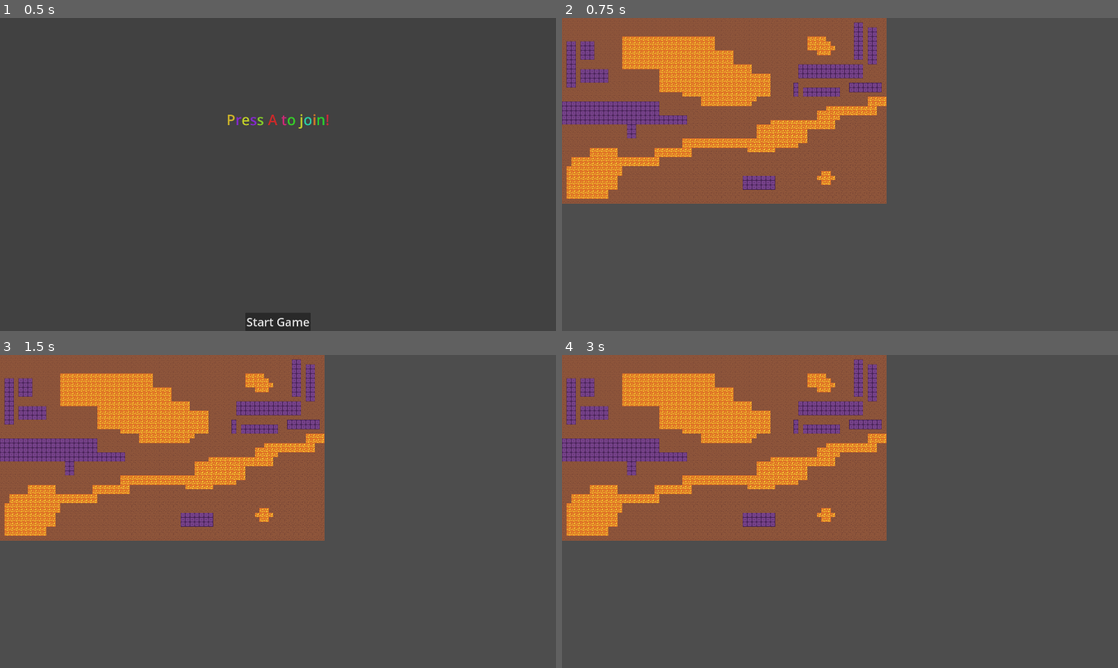
Above: before the commit, frames 1-4 (two rows, left to right).
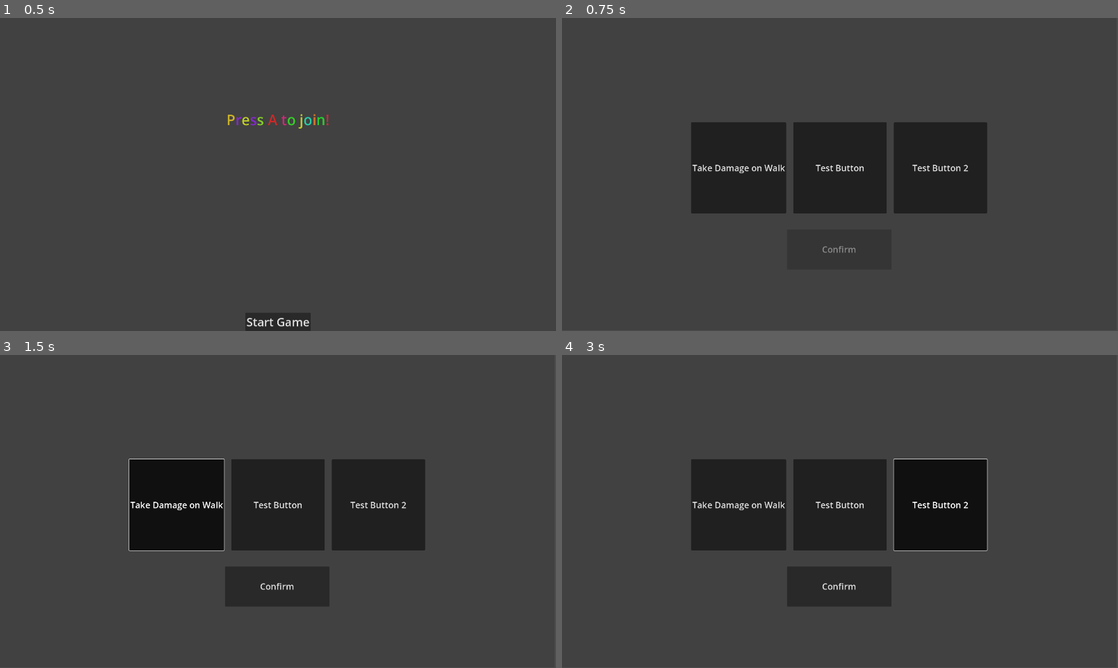
Above: after the commit, the same moments.

Repository: 45DegreeAngl/Sonnnday
Game: Godot game, scene res://Scenes/SceneManager.tscn
Same seed, same stepped clock (60 frames per second), same inputs: the game is played once before the commit and once after it. The engine's default icon, where the game draws it, is replaced by a stand-in: a white triangle on a blue panel in a dark square.
Inputs (mouse positions are in pixels of both pictures, inside the frame that each line leads up to):
- Up to frame 1 (0.5 s): no input
- Up to frame 2 (0.75 s): click "Start Game" at 0.5 s
- Up to frame 3 (1.5 s): click (177, 505) at 1.25 s, where only the run after the commit has a clickable "Take Damage on Walk"
- Up to frame 4 (3 s): click (840, 505) at 2 s, where only the run after the commit has a clickable "Test Button"; click (940, 505) at 2.75 s, where only the run after the commit has a clickable "Test Button 2"

Frame 1 is identical in both runs. In frame 2, 41% of the frame differs, in the area x 0-77%, y 0-75%; in frame 3, 43%; in frame 4, 43%, in the area x 0-77%, y 0-81%.

Commit message:
Power Select Screen
working on power select screen also restructured global

Diff:
--- a/General/globals.gd
+++ b/General/globals.gd
@@ -1,4 +1,4 @@
-extends Node
+extends Node2D
 
 class_name globals
 var level1 : PackedScene = preload("res://General/Levels/level_1.tscn")
--- /dev/null
+++ b/General/globals.tscn
@@ -0,0 +1,14 @@
+[gd_scene load_steps=2 format=3 uid="uid://biwq83ad86p23"]
+
+[ext_resource type="Script" path="res://General/globals.gd" id="1_mmjhy"]
+
+[node name="globals" type="Node2D"]
+script = ExtResource("1_mmjhy")
+
+[node name="Player1" type="Node" parent="."]
+
+[node name="Player2" type="Node" parent="."]
+
+[node name="Player3" type="Node" parent="."]
+
+[node name="Player4" type="Node" parent="."]
--- a/Scenes/SceneManager.tscn
+++ b/Scenes/SceneManager.tscn
@@ -6,5 +6,6 @@
 script = ExtResource("1_6cbhp")
 scenes = {
 "level1": "res://General/Levels/level_1.tscn",
-"menu": "res://UI/main_menu.tscn"
+"menu": "res://UI/main_menu.tscn",
+"powerselect": "res://UI/power_select.tscn"
 }
--- a/Test/Round Upgrades/RoundUpgrades.gd
+++ b/Test/Round Upgrades/RoundUpgrades.gd
@@ -3,6 +3,8 @@
 var target
 var damage
 var level
+@export var active : bool
+@export var picked : bool
 
 # Called when the node enters the scene tree for the first time.
 func _ready() -> void:
--- a/Test/Round Upgrades/damageonmove.gd
+++ b/Test/Round Upgrades/damageonmove.gd
@@ -17,8 +17,28 @@
 
 # Called every frame. 'delta' is the elapsed time since the previous frame.
 func _process(delta: float) -> void:
-	if Input.is_action_just_pressed("move_down_p1") || Input.is_action_just_pressed("move_up_p1") || Input.is_action_just_pressed("move_left_p1") || Input.is_action_just_pressed("move_right_p1"):
-		target = Globals.get_player_from_device(0).player
-		if timers[0].time_left == 0:
-			timers[0].start()
-			player.health.direct_damage(damage * level)
+	#checks if player one has moved then damages them
+	if active == true:
+		if Input.is_action_just_pressed("move_down_p1") || Input.is_action_just_pressed("move_up_p1") || Input.is_action_just_pressed("move_left_p1") || Input.is_action_just_pressed("move_right_p1"):
+			target = Globals.get_player_from_device(0).player
+			if timers[0].time_left == 0:
+				timers[0].start()
+				player.health.direct_damage(damage * level)
+			#checks if player two has moved then damages them
+		if Input.is_action_just_pressed("move_down_p2") || Input.is_action_just_pressed("move_up_p2") || Input.is_action_just_pressed("move_left_p2") || Input.is_action_just_pressed("move_right_p2"):
+			target = Globals.get_player_from_device(1).player
+			if timers[1].time_left == 0:
+				timers[1].start()
+				player.health.direct_damage(damage * level)
+				#checks if player three has moved then damages them
+		if Input.is_action_just_pressed("move_down_p3") || Input.is_action_just_pressed("move_up_p3") || Input.is_action_just_pressed("move_left_p3") || Input.is_action_just_pressed("move_right_p3"):
+			target = Globals.get_player_from_device(2).player
+			if timers[2].time_left == 0:
+				timers[2].start()
+				player.health.direct_damage(damage * level)
+				#checks if player four has moved then damages them
+		if Input.is_action_just_pressed("move_down_p4") || Input.is_action_just_pressed("move_up_p4") || Input.is_action_just_pressed("move_left_p4") || Input.is_action_just_pressed("move_right_p4"):
+			target = Globals.get_player_from_device(3).player
+			if timers[3].time_left == 0:
+				timers[3].start()
+				player.health.direct_damage(damage * level)
--- /dev/null
+++ b/Test/Round Upgrades/round_upgrades.tscn
@@ -0,0 +1,10 @@
+[gd_scene load_steps=3 format=3 uid="uid://cmdk8bx3lu2c2"]
+
+[ext_resource type="Script" path="res://Test/Round Upgrades/RoundUpgrades.gd" id="1_kkuj0"]
+[ext_resource type="Script" path="res://Test/Round Upgrades/damageonmove.gd" id="2_1tr06"]
+
+[node name="RoundUpgrades" type="Node"]
+script = ExtResource("1_kkuj0")
+
+[node name="DamageOnMove" type="Node" parent="."]
+script = ExtResource("2_1tr06")
--- a/UI/main_menu.gd
+++ b/UI/main_menu.gd
@@ -7,7 +7,7 @@
 	startButton.pressed.connect(on_start_pressed)
 
 func on_start_pressed() -> void:
-	$'/root/SceneManager'.change_scenes("level1")
+	$'/root/SceneManager'.change_scenes("powerselect")
 
 # Called every frame. 'delta' is the elapsed time since the previous frame.
 func _process(delta: float) -> void:
--- /dev/null
+++ b/UI/power_select.gd
@@ -0,0 +1,59 @@
+extends Control
+var current_player
+var possible_powers
+var one_selected #checks if at least one power is currently selected
+@export var power1_button : Button
+@export var power2_button : Button
+@export var power3_button : Button
+@export var confirm : Button
+var power1
+var power2
+var power3
+var selected_power
+
+# Called when the node enters the scene tree for the first time.
+func _ready() -> void:
+	one_selected = false
+	current_player = 1
+	var power_holder = load("res://Test/Round Upgrades/round_upgrades.tscn")
+	var power_holder_instance = power_holder.instantiate()
+	possible_powers = power_holder_instance.get_children()
+	random_powers()
+
+func random_powers() -> void:
+	pass
+
+# Called every frame. 'delta' is the elapsed time since the previous frame.
+func _process(delta: float) -> void:
+	pass
+
+
+func _on_power_1_toggled(toggled_on: bool) -> void:
+	selected_power = power1
+	confirm.disabled = false
+
+
+func _on_power_2_toggled(toggled_on: bool) -> void:
+	selected_power = power2
+	confirm.disabled = false
+
+
+func _on_power_3_toggled(toggled_on: bool) -> void:
+	selected_power = power3
+	confirm.disabled = false
+
+
+func _on_confirm_pressed() -> void:
+	var current_player = Globals.get_child(current_player-1)
+	for i in current_player.get_children():
+		pass
+	var selected_power_instance = selected_power.instantiate()
+	if current_player != Globals.players.size():
+		power1_button.button_pressed = false
+		power2_button.button_pressed = false
+		power3_button.button_pressed = false
+		current_player += 1
+		random_powers()
+	else:
+		$'/root/SceneManager'.change_scenes("level1")
+		pass
--- /dev/null
+++ b/UI/power_select.tres
@@ -0,0 +1,4 @@
+[gd_resource type="ButtonGroup" format=3 uid="uid://d2tfwt6j5tmkc"]
+
+[resource]
+resource_name = "powers"
--- /dev/null
+++ b/UI/power_select.tscn
@@ -0,0 +1,91 @@
+[gd_scene load_steps=3 format=3 uid="uid://b7kg82lo41rat"]
+
+[ext_resource type="Script" path="res://UI/power_select.gd" id="1_e8juv"]
+[ext_resource type="ButtonGroup" uid="uid://d2tfwt6j5tmkc" path="res://UI/power_select.tres" id="2_70gdb"]
+
+[node name="Power Select" type="Control" node_paths=PackedStringArray("power1_button", "power2_button", "power3_button", "confirm")]
+layout_mode = 3
+anchor_right = 1.0
+anchor_bottom = 1.0
+offset_right = -1920.0
+offset_bottom = -1080.0
+script = ExtResource("1_e8juv")
+power1_button = NodePath("ColorRect/HBoxContainer/PanelContainer/Power1")
+power2_button = NodePath("ColorRect/HBoxContainer/PanelContainer2/Power2")
+power3_button = NodePath("ColorRect/HBoxContainer/PanelContainer3/Power3")
+confirm = NodePath("ColorRect/Confirm")
+
+[node name="ColorRect" type="ColorRect" parent="."]
+layout_mode = 0
+offset_right = 1915.0
+offset_bottom = 1078.0
+color = Color(0.254902, 0.254902, 0.254902, 1)
+
+[node name="HBoxContainer" type="HBoxContainer" parent="ColorRect"]
+layout_mode = 1
+anchors_preset = -1
+anchor_left = 0.233
+anchor_top = 0.334
+anchor_right = 0.767
+anchor_bottom = 0.625
+offset_left = -0.195007
+offset_top = -0.0520325
+offset_right = -0.805054
+offset_bottom = 0.25
+theme_override_constants/separation = 25
+alignment = 1
+
+[node name="PanelContainer" type="PanelContainer" parent="ColorRect/HBoxContainer"]
+layout_mode = 2
+size_flags_horizontal = 3
+
+[node name="Power1" type="Button" parent="ColorRect/HBoxContainer/PanelContainer"]
+layout_mode = 2
+theme_override_font_sizes/font_size = 30
+toggle_mode = true
+button_group = ExtResource("2_70gdb")
+text = "Take Damage on Walk"
+
+[node name="PanelContainer2" type="PanelContainer" parent="ColorRect/HBoxContainer"]
+layout_mode = 2
+size_flags_horizontal = 3
+
+[node name="Power2" type="Button" parent="ColorRect/HBoxContainer/PanelContainer2"]
+layout_mode = 2
+theme_override_font_sizes/font_size = 30
+toggle_mode = true
+button_group = ExtResource("2_70gdb")
+text = "Test Button"
+
+[node name="PanelContainer3" type="PanelContainer" parent="ColorRect/HBoxContainer"]
+layout_mode = 2
+size_flags_horizontal = 3
+
+[node name="Power3" type="Button" parent="ColorRect/HBoxContainer/PanelContainer3"]
+layout_mode = 2
+theme_override_font_sizes/font_size = 30
+toggle_mode = true
+button_group = ExtResource("2_70gdb")
+text = "Test Button 2"
+
+[node name="Confirm" type="Button" parent="ColorRect"]
+layout_mode = 1
+anchors_preset = -1
+anchor_left = 0.406
+anchor_top = 0.677
+anchor_right = 0.594
+anchor_bottom = 0.805
+offset_left = -0.490051
+offset_top = 0.19397
+offset_right = 0.489868
+offset_bottom = 0.2099
+theme_override_font_sizes/font_size = 30
+disabled = true
+text = "Confirm"
+
+[node name="Node2D" type="Node2D" parent="."]
+
+[connection signal="toggled" from="ColorRect/HBoxContainer/PanelContainer/Power1" to="." method="_on_power_1_toggled"]
+[connection signal="toggled" from="ColorRect/HBoxContainer/PanelContainer2/Power2" to="." method="_on_power_2_toggled"]
+[connection signal="toggled" from="ColorRect/HBoxContainer/PanelContainer3/Power3" to="." method="_on_power_3_toggled"]
+[connection signal="pressed" from="ColorRect/Confirm" to="." method="_on_confirm_pressed"]
--- a/project.godot
+++ b/project.godot
@@ -17,8 +17,8 @@
 
 [autoload]
 
-Globals="*res://General/globals.gd"
 Actions="res://General/actions.gd"
+Globals="*res://General/globals.tscn"
 
 [display]
 
@@ -232,3 +232,9 @@
 "events": [Object(InputEventJoypadMotion,"resource_local_to_scene":false,"resource_name":"","device":3,"axis":2,"axis_value":-1.0,"script":null)
 ]
 }
+
+[layer_names]
+
+2d_physics/layer_1="Collision"
+2d_physics/layer_2="Normal Attacks"
+2d_physics/layer_3="Tile Hazards"
